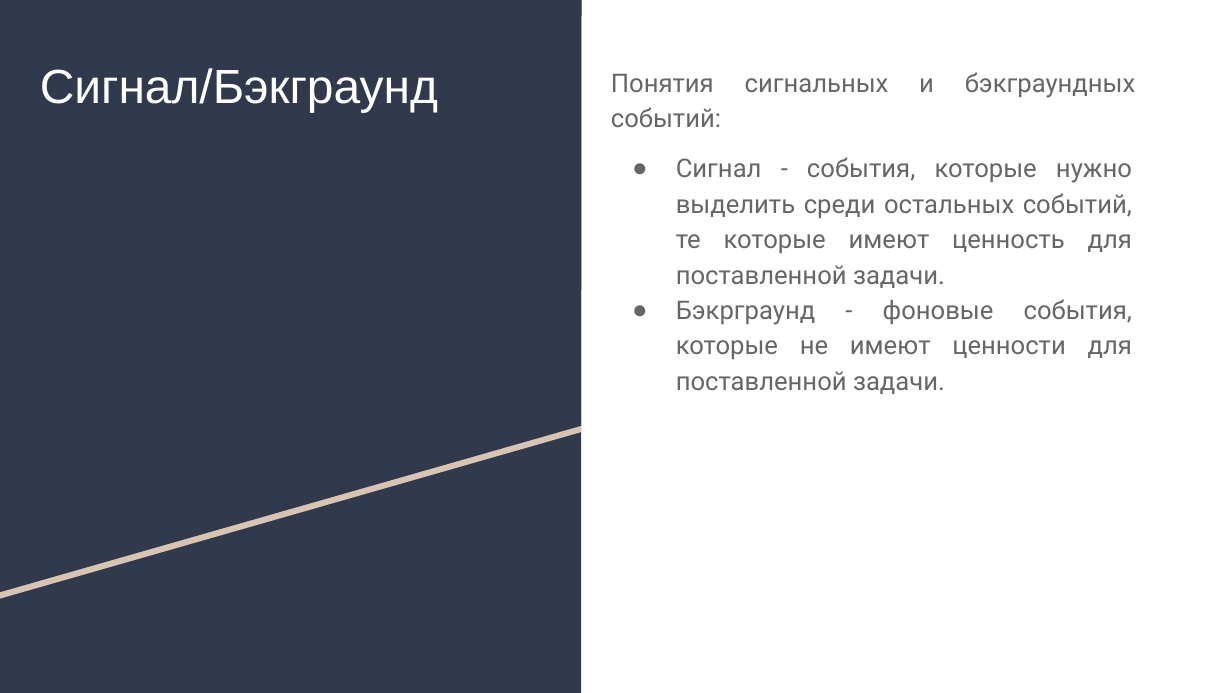
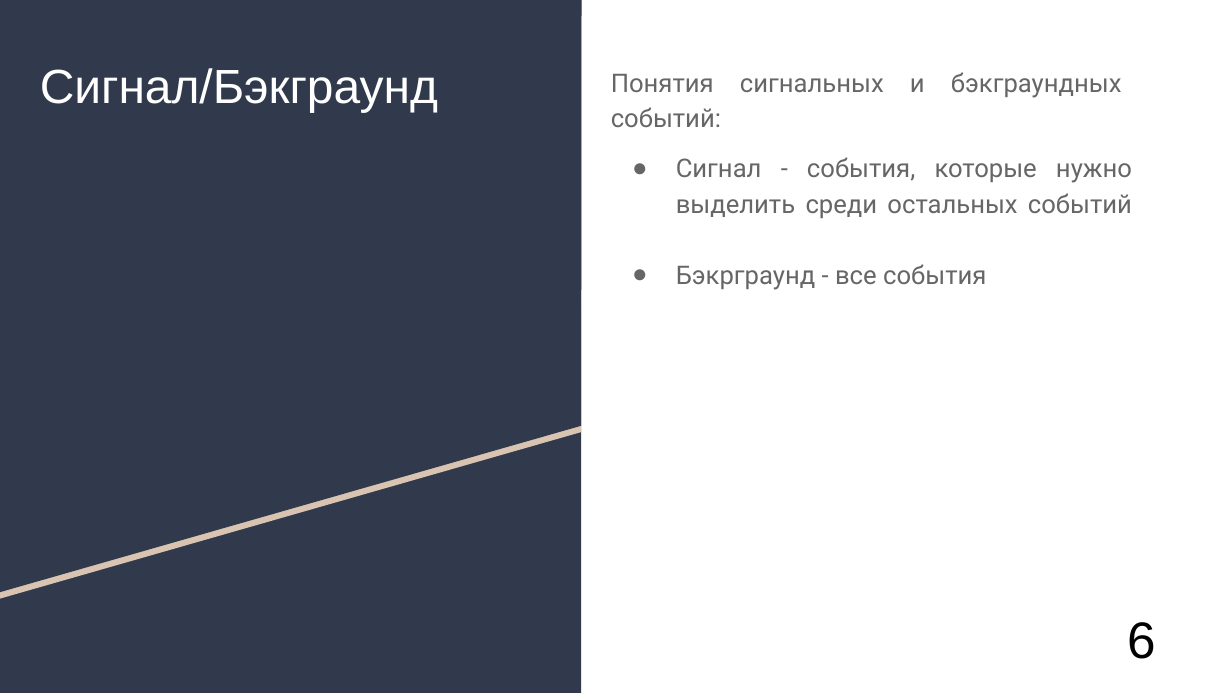
Before and after one commit to AlexanderUzunyan/TestProject, a slide deck: slide 7 of neuro/doc/TMVA.odp (slide 6 before the commit). Drawn at 1232x693 pixels with LibreOffice and Linux fonts; fonts in the diff are those of the drawing. Boxes give left, top, right and bottom in pixels: in the first picture for what was removed or moved away, otherwise in the second. Text is boxed around its words. In the diff, an @@ line names an element or a change of style, - is before the commit and + after.

```diff
--- a/neuro/doc/TMVA.odp
+++ b/neuro/doc/TMVA.odp
@@ text "Понятия сигнальных и бэкграундных событий:" rewrapped from box(611, 72, 1136, 217) to box(611, 72, 1132, 213) @@
@@ text at box(676, 157, 1132, 290): text changed @@
-● Сигнал - события, которые нужно выделить среди остальных событий, те которые имеют ценность для поставленной задачи.
-● Бэкрграунд - фоновые события, которые не имеют ценности для поставленной задачи.
+● Сигнал - события, которые нужно выделить среди остальных событий
+● Бэкрграунд - все события
@@ title added at box(1127, 622, 1156, 659), 30 pt, text #000000 @@
+6
```
Also in this commit, not shown: 10 other slides changed, 3 slides added.
